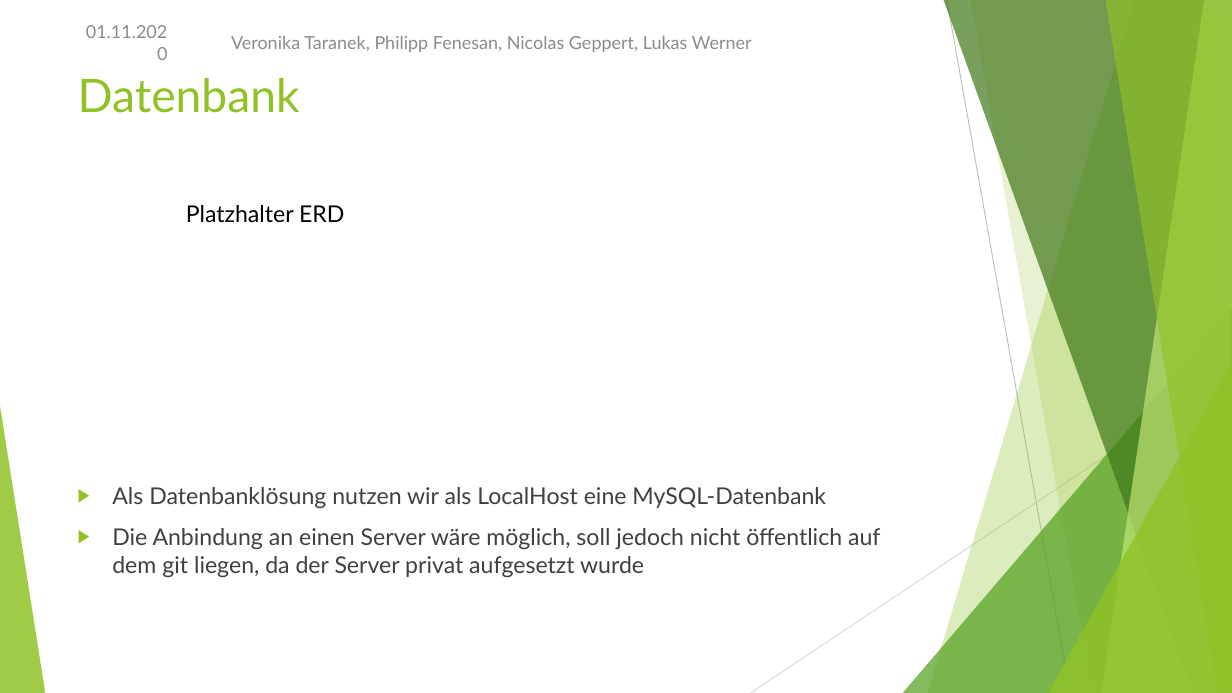
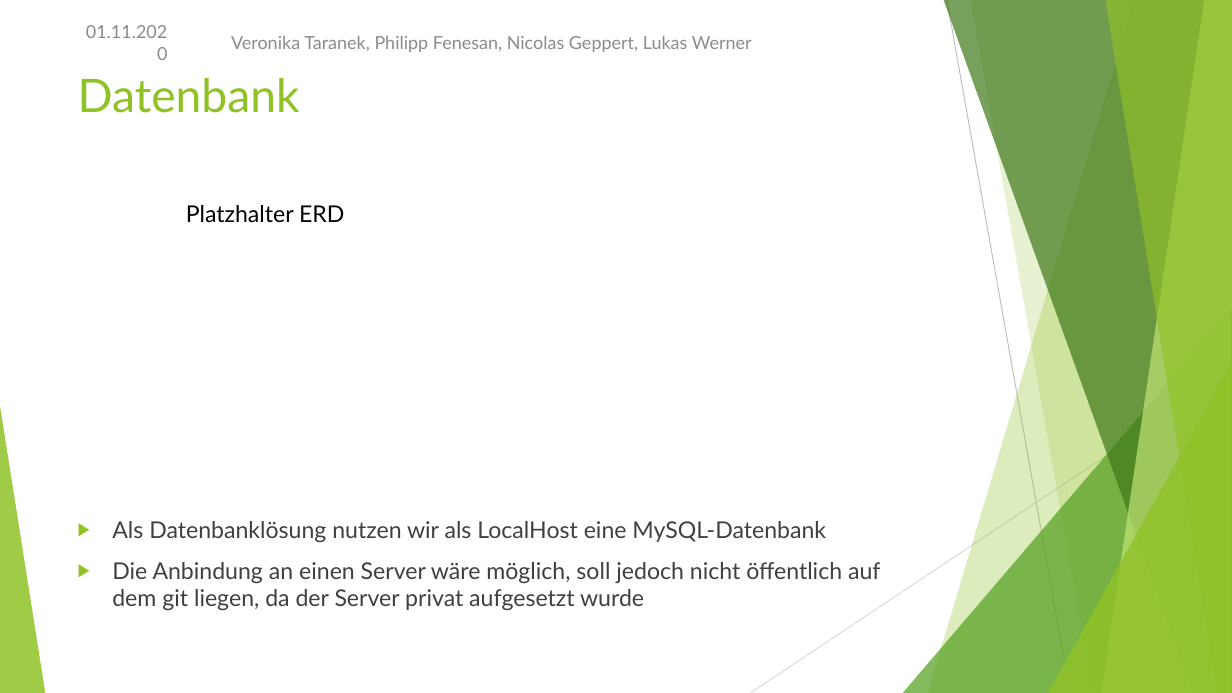
Before and after one commit to NicoGep/Programming_Project, a slide deck: slide 17 of presentation/wanderoo – Gruppe 3.pptx. Drawn at 1232x693 pixels with LibreOffice and Linux fonts; fonts in the diff are those of the drawing. Boxes give left, top, right and bottom in pixels: in the first picture for what was removed or moved away, otherwise in the second. Text is boxed around its words. In the diff, an @@ line names an element or a change of style, - is before the commit and + after.

Commit message:
Presentation + MapTests

```diff
--- a/presentation/wanderoo – Gruppe 3.pptx
+++ b/presentation/wanderoo – Gruppe 3.pptx
@@ text "Als Datenbanklösung nutzen wir als ...": place and size @@
-text "Als Datenbanklösung nutzen wir als ..." at [112,487,880,577]
+text "Als Datenbanklösung nutzen wir als ..." at [112,521,880,610]
```
Also in this commit, not shown: 48 other files.
